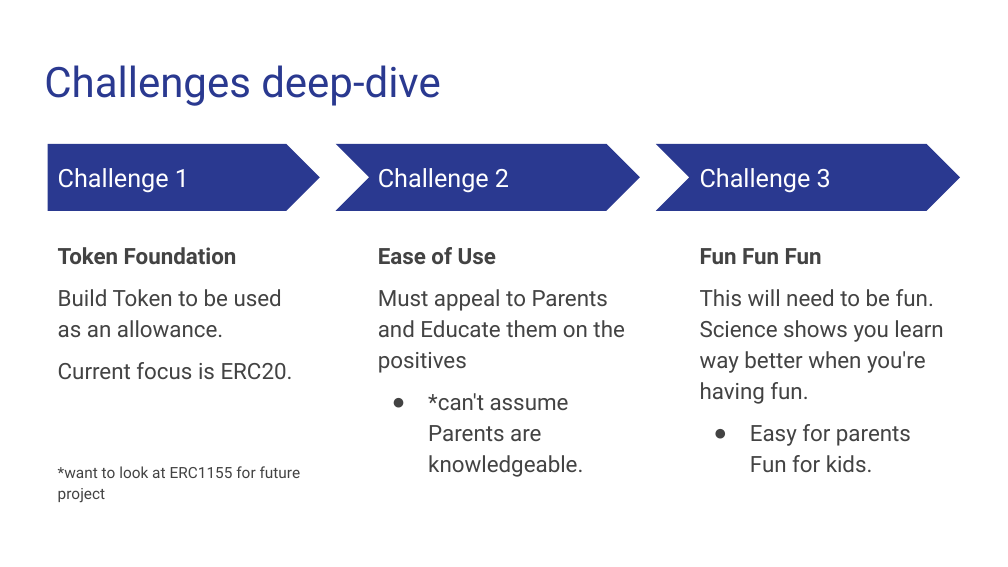
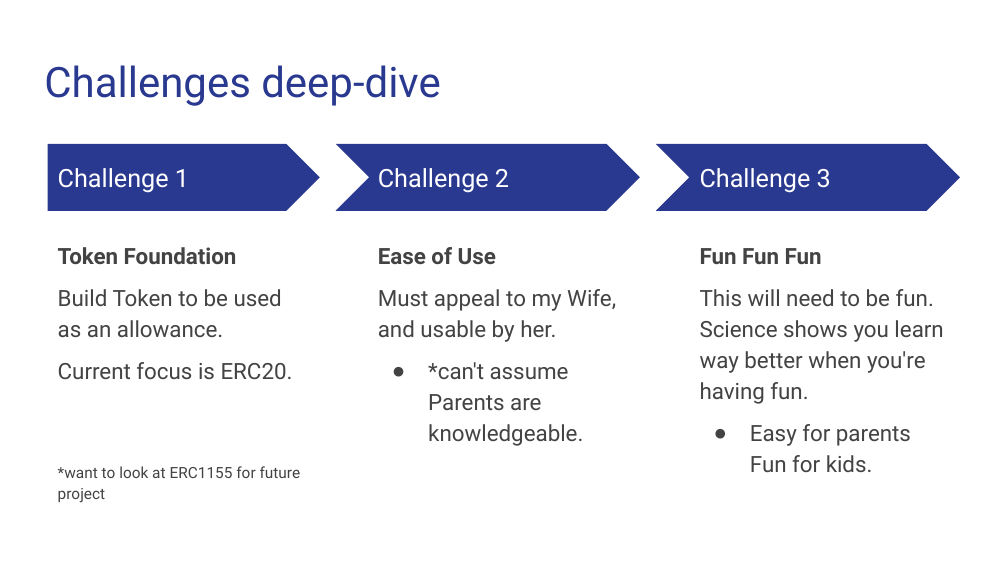
Before and after one commit to TGreenizan/Family-Fuel, a slide deck: slide 3 of Family-Fuel-presentation.odp. Drawn at 1008x567 pixels with LibreOffice and Linux fonts; fonts in the diff are those of the drawing. Boxes give left, top, right and bottom in pixels: in the first picture for what was removed or moved away, otherwise in the second. Text is boxed around its words. In the diff, an @@ line names an element or a change of style, - is before the commit and + after.

```diff
--- a/Family-Fuel-presentation.odp
+++ b/Family-Fuel-presentation.odp
@@ text at (x1=378, y1=289, x2=616, y2=342): text changed @@
-Must appeal to Parents and Educate them on the positives
+Must appeal to my Wife, and usable by her.
```
Also in this commit, not shown: 2 other slides changed, 1 slide added.
